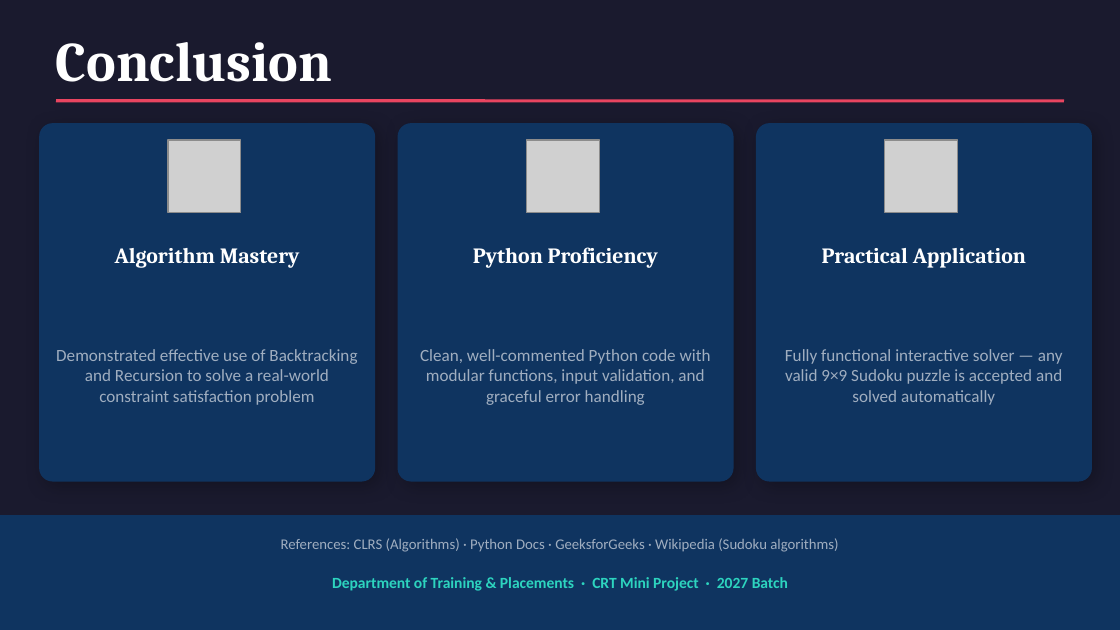
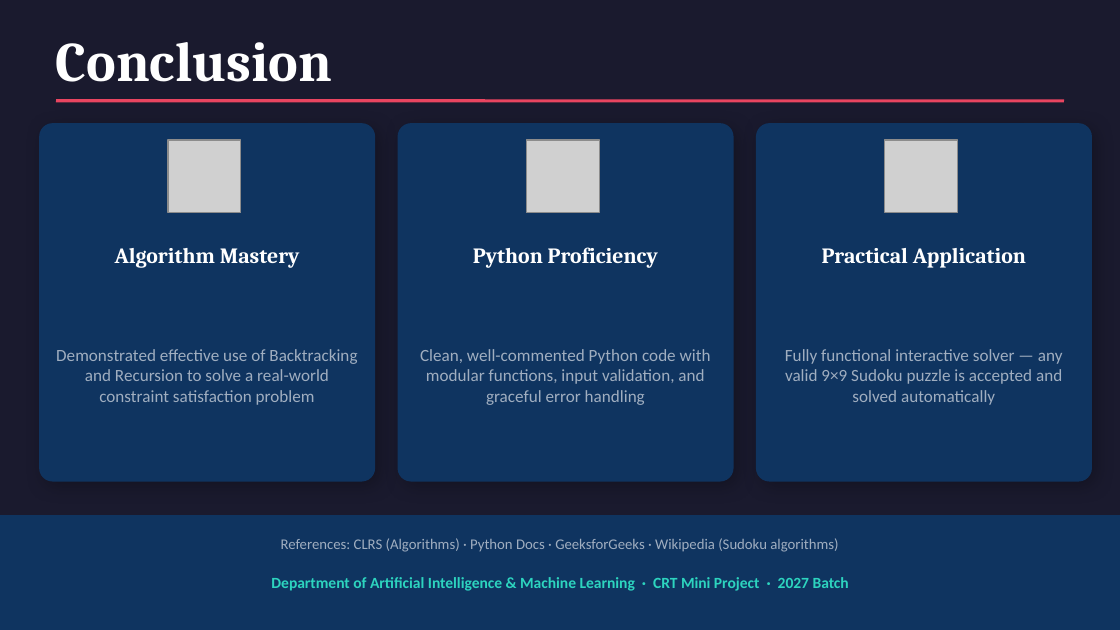
Before and after one commit to marathi28/Mini-Project, a slide deck: slide 5 of Sudoku_Solver_Presentation.pptx. Drawn at 1120x630 pixels with LibreOffice and Linux fonts; fonts in the diff are those of the drawing; grey boxes stand for pictures. Boxes give left, top, right and bottom in pixels: in the first picture for what was removed or moved away, otherwise in the second. Text is boxed around its words. In the diff, an @@ line names an element or a change of style, - is before the commit and + after.

```diff
--- a/Sudoku_Solver_Presentation.pptx
+++ b/Sudoku_Solver_Presentation.pptx
@@ text at bbox=[271, 577, 849, 591]: text changed @@
-Department of Training & Placements · CRT Mini Project · 2027 Batch
+Department of Artificial Intelligence & Machine Learning · CRT Mini Project · 2027 Batch
```
Also in this commit, not shown: 3 other slides changed.
